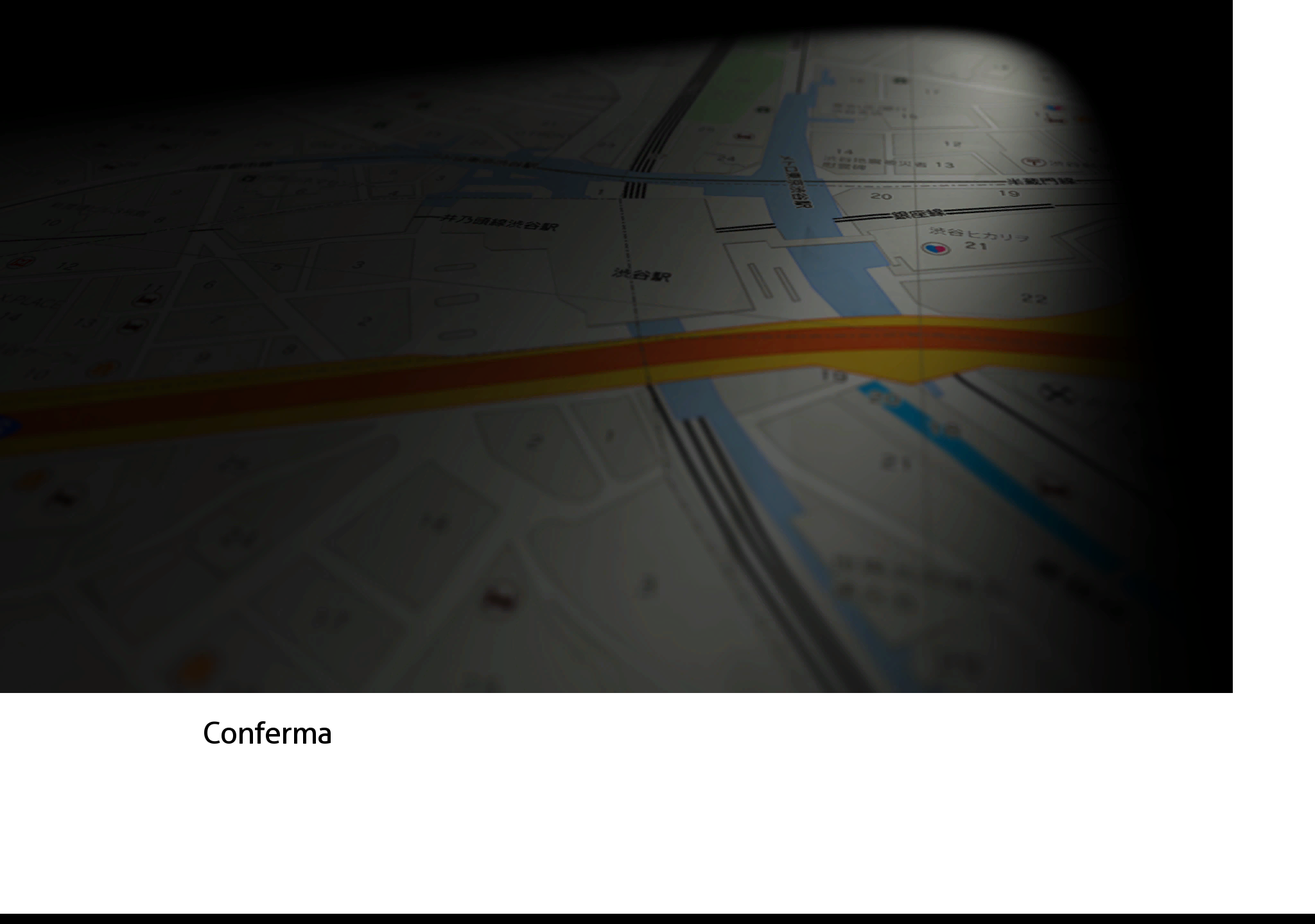
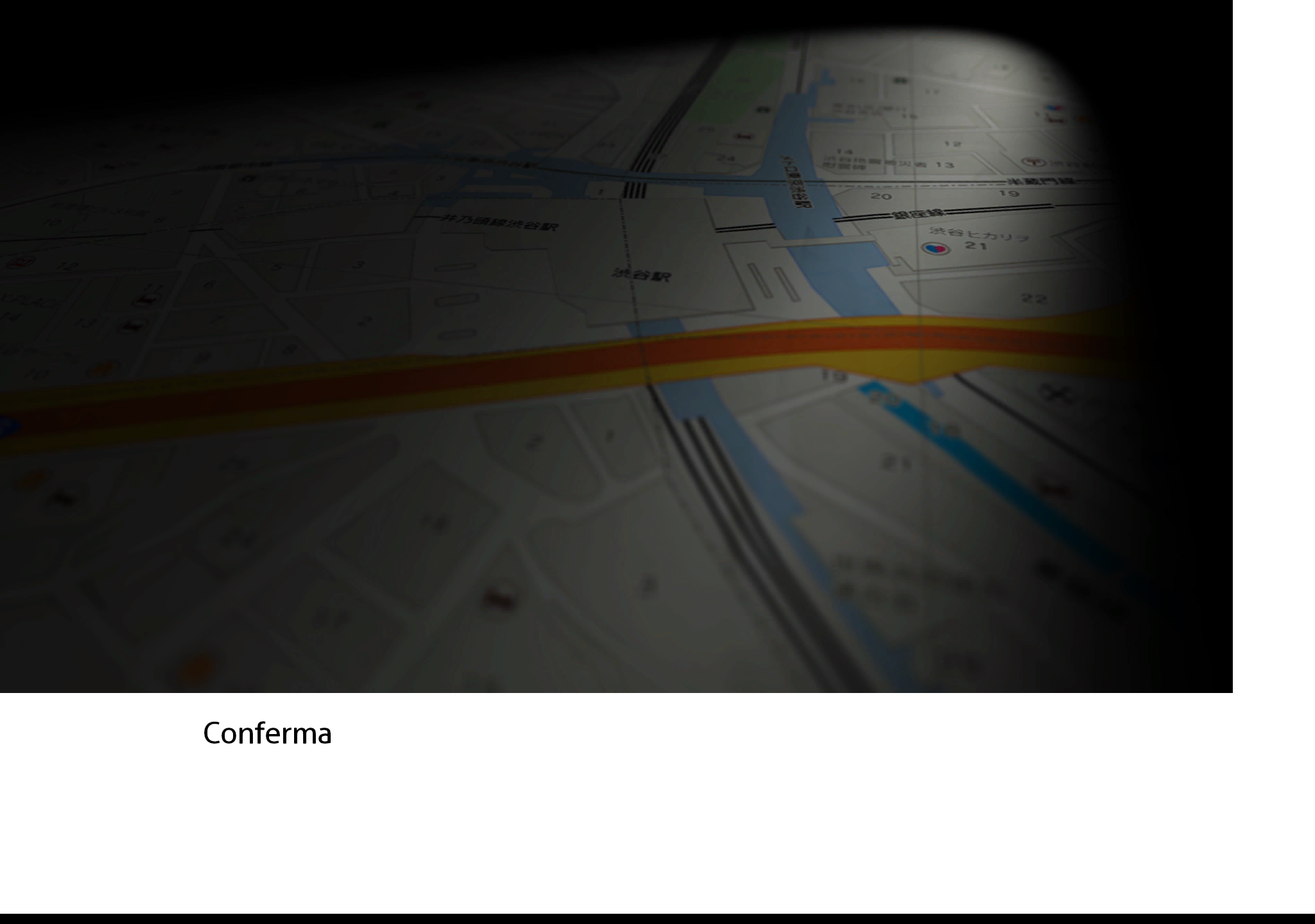
Layers edited between the first and the second 1315px x 924px image:
removed layer "Conferma" over (204, 721, 331, 745)
painted on "GSYSMES.dds" over (204, 721, 331, 745)
